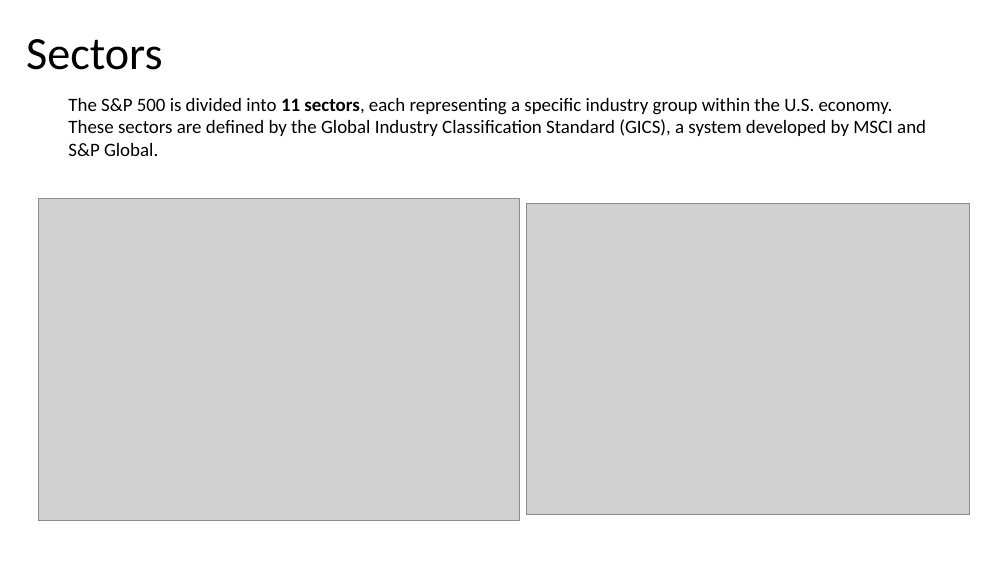
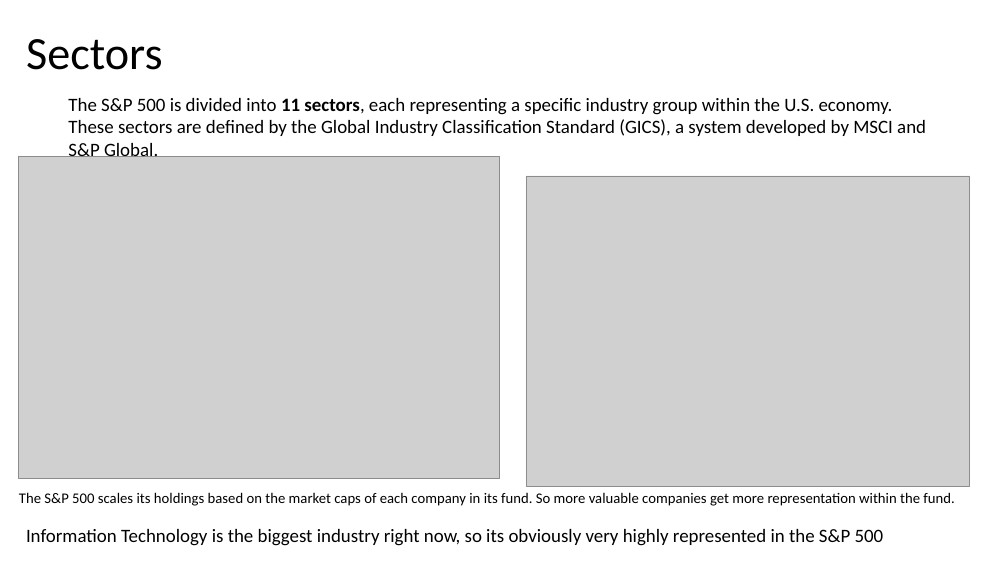
Before and after one commit to kennysiegler/first-project, a slide deck: slide 5 of presentation/Presentation2.pptx. Drawn at 1008x567 pixels with LibreOffice and Linux fonts; fonts in the diff are those of the drawing; grey boxes stand for pictures. Boxes give left, top, right and bottom in pixels: in the first picture for what was removed or moved away, otherwise in the second. Text is boxed around its words. In the diff, an @@ line names an element or a change of style, - is before the commit and + after.

```diff
--- a/presentation/Presentation2.pptx
+++ b/presentation/Presentation2.pptx
@@ picture: place and size @@
-picture at (39,198,520,520)
+picture at (19,157,500,479)
@@ picture: place and size @@
-picture at (526,203,969,514)
+picture at (526,176,969,487)
@@ text added at (19,492,954,506), 14 pt, text #000000 @@
+The S&P 500 scales its holdings based on the market caps of each company in its fund. So more valuable companies get more representation within the fund.
@@ text added at (26,529,884,546), 18 pt, text #000000 @@
+Information Technology is the biggest industry right now, so its obviously very highly represented in the S&P 500
```
Also in this commit, not shown: 10 other slides changed, 2 slides added, 1 slide removed, 3 other files.
